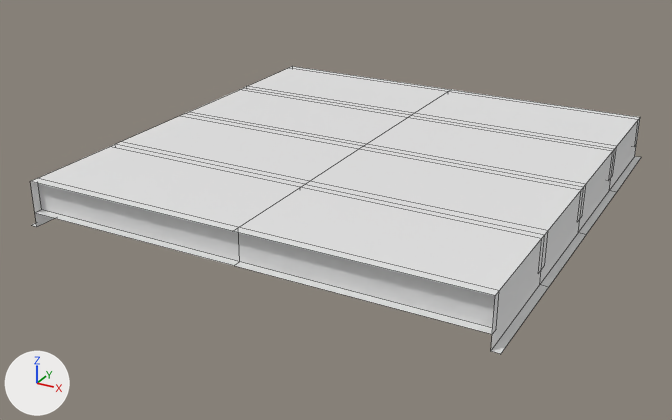
Two versions of the FBX model Project3Demo/Assets/Resources/Meshes/Environment/CeilingCrossBeam_MidShip.FBX, one commit apart.
Camera for both pictures: a 50 mm camera at (1.49, -8.85, 3.16) aimed at (-2.14, -2.25, -0.14). Every picture has the same lights, and +X, +Y and +Z are marked at lower left. Mesh edges are drawn as thin lines. Where no turn or scale is listed for an object, it has been applied to the vertices.

Script lines for the objects in view, before the commit:
```python
me_mesh = bpy.data.meshes.new('Mesh')
me_mesh.from_pydata(...)  # 89 vertices, 50 faces; spans x -4.0..0.0, y -4.0..0.0, z 0.0..0.4
ob_floor_large002 = bpy.data.objects.new('Floor Large002', me_mesh)
ob_floor_large002.location = (0.0, 0.0, 0.0)
```
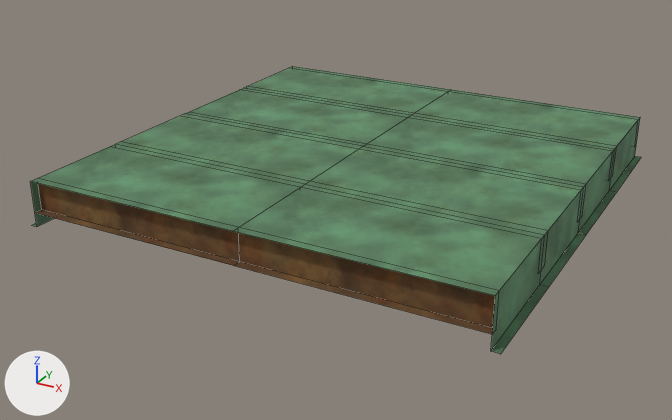
Pixel boxes [x1, y1, x2, y2] of what changed, in the pictures (672 x 420 px):
part 1 of me_mesh, recoloured (white to green)
    both: [30, 114, 363, 231]
part 2 of me_mesh, recoloured (white to green)
    both: [185, 66, 451, 146]
part 3 of me_mesh, recoloured (white to green)
    both: [233, 146, 586, 354]
part 4 of me_mesh, recoloured (white to green)
    both: [364, 90, 641, 234]
part 5 of me_mesh, recoloured (grey to brown)
    both: [36, 183, 495, 334]

What the commit changed:
Picture 'UnderwaterMetal_2_basecolor.tga' (img_underwatermetal_2_basecolor_tga) is new.
Picture 'Sand_Dirt_basecolor.tga' (img_sand_dirt_basecolor_tga) is new.
Material '01 - Default.001' (mat_01___default_001) is new.
Its texture is img_underwatermetal_2_basecolor_tga.
Its roughness is 0.859.
Material '01 - Default' (mat_01___default) is new.
Its texture is img_sand_dirt_basecolor_tga.
Its roughness is 0.859.
me_mesh has 89 vertices, 50 faces and spans x -4.0..0.0, y -4.0..0.0, z 0.0..0.4.
me_mesh is used by ob_floor_large002; location (0.0, 0.0, 0.0).
me_mesh part 1: 6 of the faces centred in x -3.97..-2.97, y -3.5..-2.5, z 0.0..0.4 switch from no material to mat_01___default (picture img_sand_dirt_basecolor_tga).
me_mesh part 2: 6 of the faces centred in x -3.97..-2.97, y -1.5..-0.5, z 0.0..0.4 switch from no material to mat_01___default (picture img_sand_dirt_basecolor_tga).
me_mesh part 3: 6 of the faces centred in x -1.03..-0.03, y -3.5..-2.5, z 0.0..0.4 switch from no material to mat_01___default (picture img_sand_dirt_basecolor_tga).
me_mesh part 4: 6 of the faces centred in x -1.03..-0.03, y -1.5..-0.5, z 0.0..0.4 switch from no material to mat_01___default (picture img_sand_dirt_basecolor_tga).
me_mesh part 5: all 26 faces centred in x -2.97..-1.03, y -3.96..-0.04, z 0.12..0.26 switch from no material to mat_01___default_001 (picture img_underwatermetal_2_basecolor_tga).
